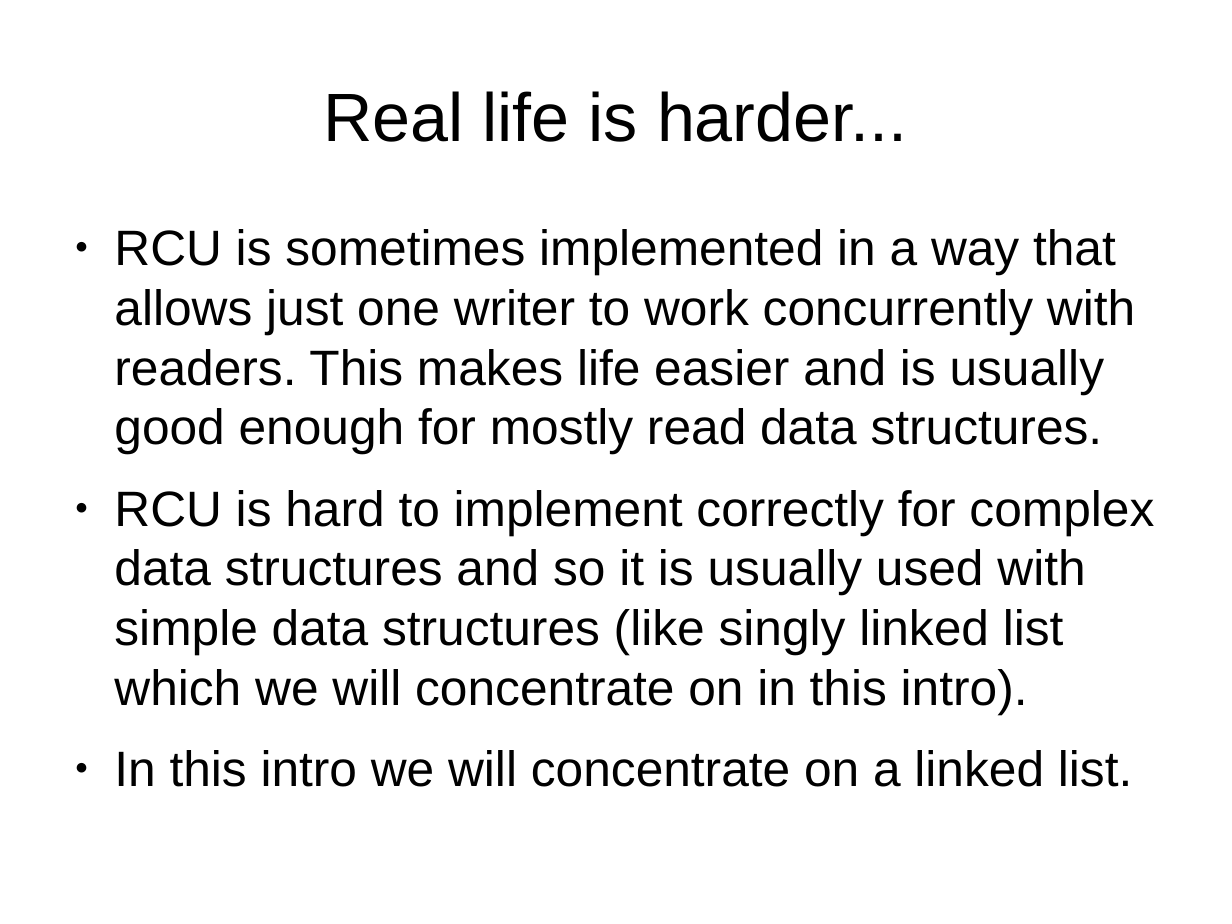
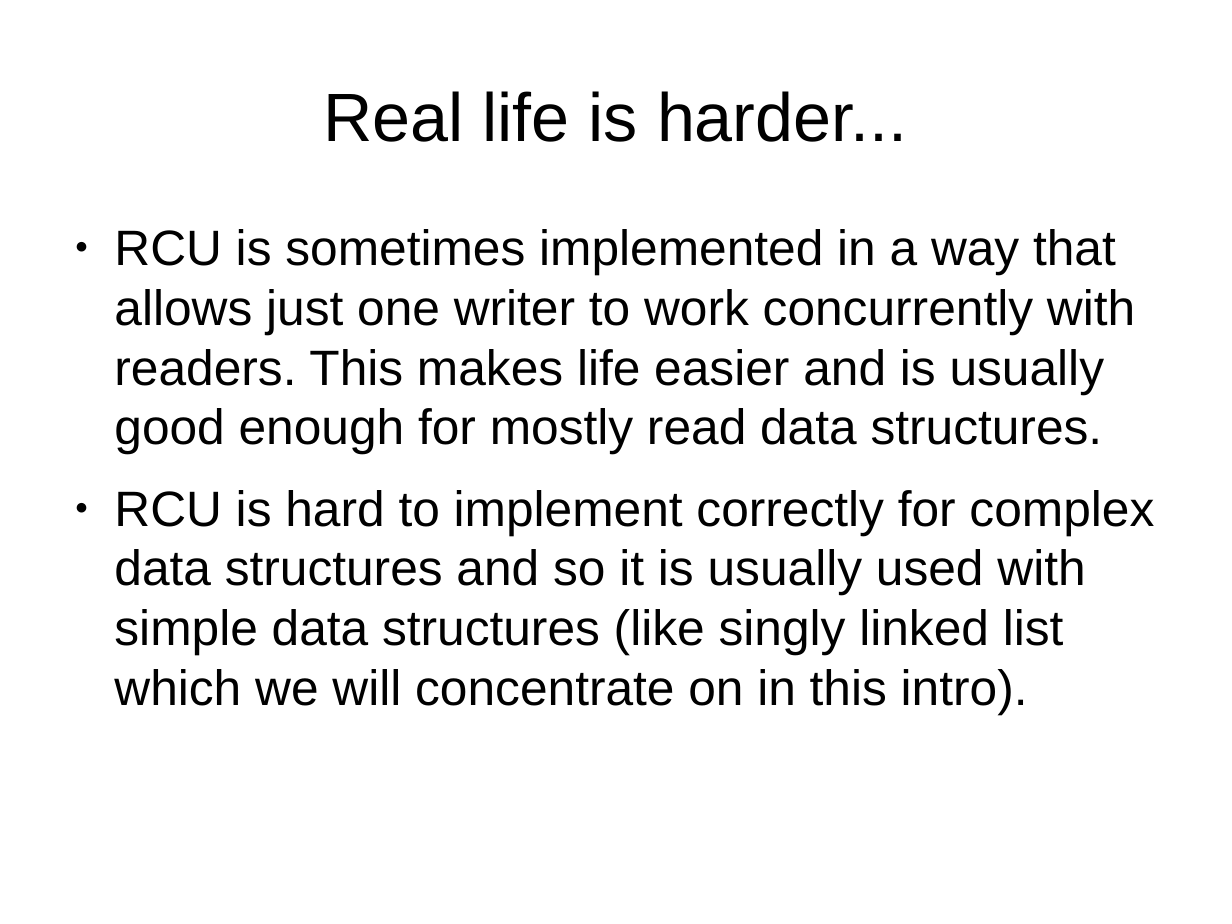
Before and after one commit to kalmuthu/slides, a slide deck: slide 7 of odp/linux_kernel/rcu_intro.odp. Drawn at 1232x924 pixels with LibreOffice and Linux fonts; fonts in the diff are those of the drawing. Boxes give left, top, right and bottom in pixels: in the first picture for what was removed or moved away, otherwise in the second. Text is boxed around its words. In the diff, an @@ line names an element or a change of style, - is before the commit and + after.

```diff
--- a/odp/linux_kernel/rcu_intro.odp
+++ b/odp/linux_kernel/rcu_intro.odp
@@ text at [114,750,1132,787]: paragraph removed @@
-● In this intro we will concentrate on a linked list.
```
Also in this commit, not shown: 5 other slides changed, 1 slide removed.
